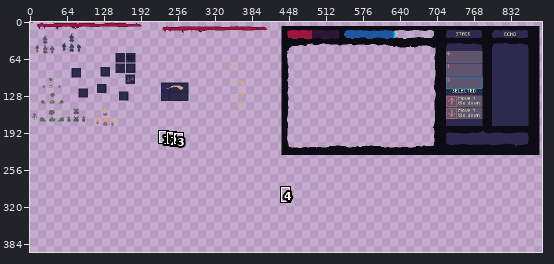
File history of a pixel-art file, assets/raw/Sprite-0013.aseprite. The picture above shows the old version from afar; the outline marks the close-up.
Close-up. Before:
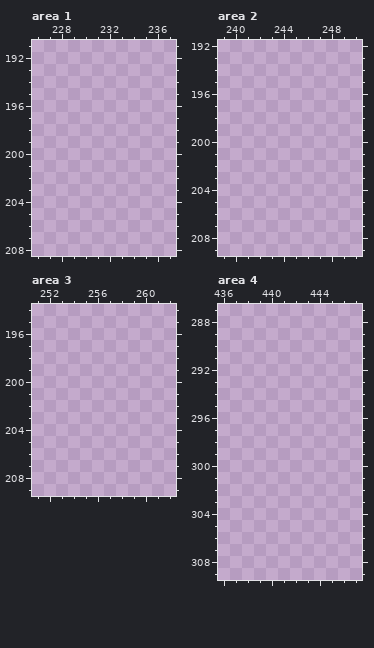
1000x962 pixels, 1 frame. Shown: area 1: x 226..237, y 191..208; area 2: x 239..250, y 192..209; area 3: x 251..262, y 194..209; area 4: x 436..447, y 287..309. The wide view leaves out empty margins. The commit also changed other parts of the picture, which this record leaves out.
After the commit:
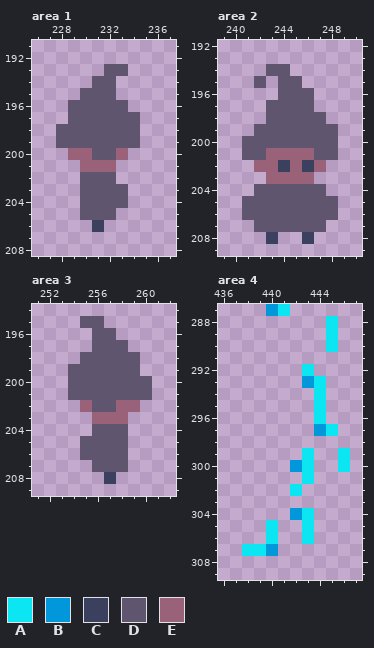
Palette (. is transparent): A #0ce6f2  B #0098db  C #3b405e  D #60556e  E #9a6278
Edits made:
Area 1, layer "Layer 2":
There is now colour C in row 206 at x 231.
There is now colour D in row 193 at x 232 to 233; in row 194 at x 231 to 232; in row 195 at x 230 to 232; in row 196 at x 229 to 233; in row 197 at x 229 to 234; in rows 198 to 199 at x 228 to 234.
There is now colour D in row 200 at x 231 to 232; in row 202 at x 230 to 232; in rows 203 to 204 at x 230 to 233; in row 205 at x 230 to 232.
There is now colour E in row 200 at x 229 to 230 and 233; in row 201 at x 230 to 232.
Area 2, layer "Layer 2":
There is now colour C in row 202 at x 244 and 246; in row 208 at x 243 and 246.
There is now colour D in row 194 at x 243 to 244; in row 195 at x 242 and 244 to 245; in row 196 at x 244 to 246; in row 197 at x 243 to 246; in row 198 at x 243 to 247; in row 199 at x 242 to 248.
There is now colour D in row 200 at x 241 to 248; in row 201 at x 241 to 242 and 247 to 248; in row 204 at x 242 to 247; in rows 205 to 206 at x 241 to 248; in row 207 at x 242 to 247.
There is now colour E in row 201 at x 243 to 246; in row 202 at x 242 to 243, 245 and 247; in row 203 at x 243 to 246.
Area 3, layer "Layer 2":
There is now colour C in row 208 at x 257.
There is now colour D in row 195 at x 255 to 256; in row 196 at x 256 to 257; in row 197 at x 256 to 258; in row 198 at x 255 to 259; in row 199 at x 254 to 259; in rows 200 to 201 at x 254 to 260.
There is now colour D in row 202 at x 256 to 257; in row 204 at x 256 to 258; in rows 205 to 206 at x 255 to 258; in row 207 at x 256 to 258.
There is now colour E in row 202 at x 255 and 258 to 259; in row 203 at x 256 to 258.
Area 4, layer "Layer 2":
There is now colour A in row 287 at x 441; in rows 288 to 290 at x 445; in row 292 at x 443; in rows 293 to 296 at x 444; in row 297 at x 445; in rows 299 to 300 at x 443 and 446.
There is now colour A in row 301 at x 443; in row 302 at x 442; in row 304 at x 443; in rows 305 to 306 at x 440 and 443; in row 307 at x 438 to 439.
There is now colour B in row 287 at x 440; in row 293 at x 443; in row 297 at x 444; in row 300 at x 442; in row 304 at x 442; in row 307 at x 440.
Where, in picture pixels (left, top, right, bottom), the same in both close-ups:
added: (56, 64, 140, 232)
added: (242, 64, 338, 244)
added: (68, 316, 152, 484)
added: (242, 304, 350, 556)
